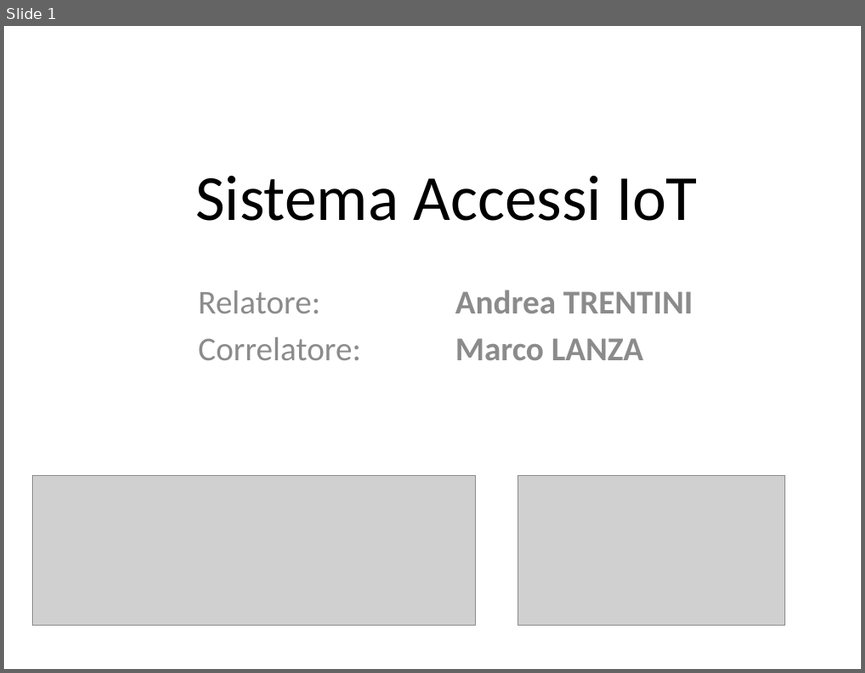
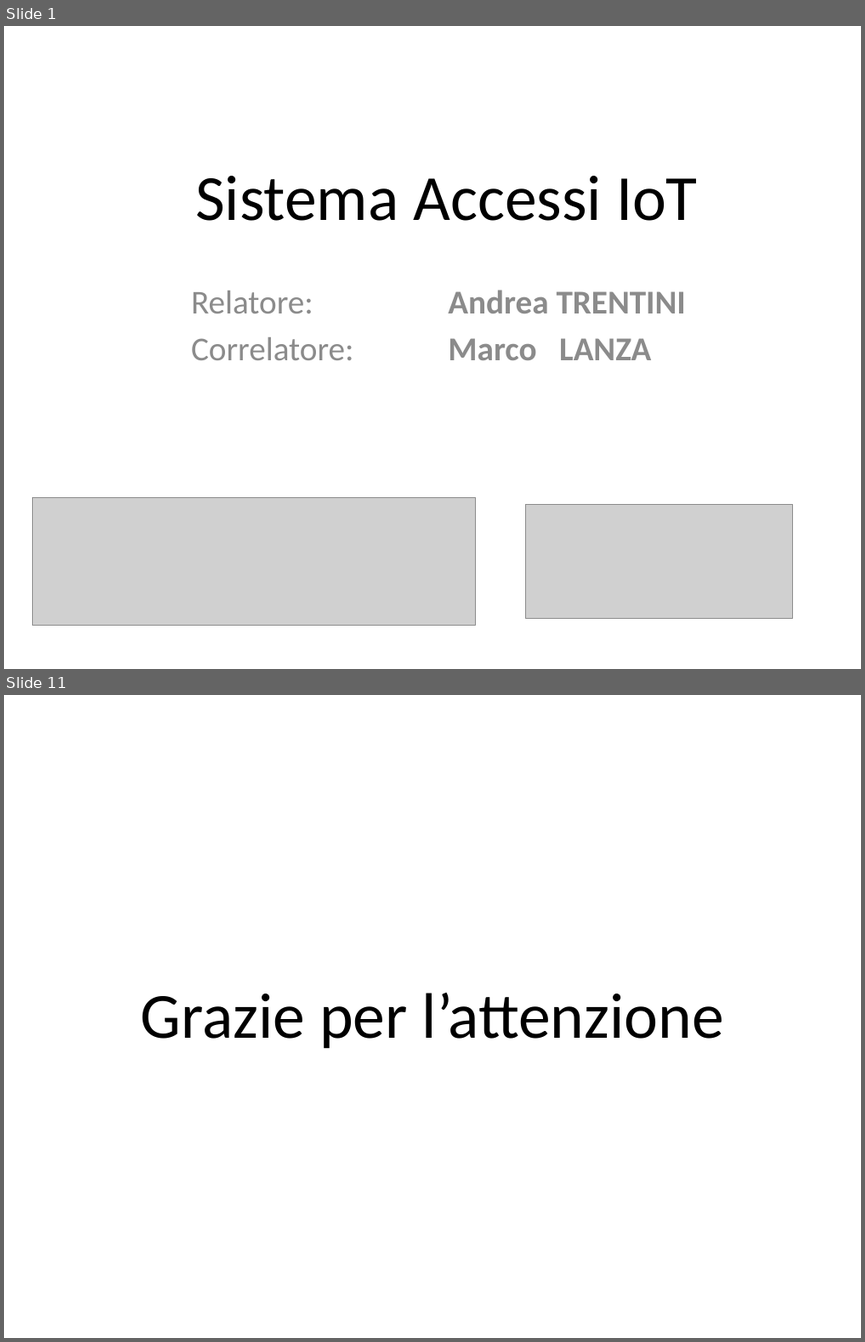
Before and after one commit to Jolsty/SimSim, a slide deck: Tesi_Sistema_Accessi_IoT_Andrei_Ciulpan_872394/presentazione/Sistema Accessi IoT.pptx. Shown one above the other, each under a label of ours: slide 1 before the commit, slides 1 and 11 after it; the slides between them are not shown. The pictures are 865x673 and 865x1342 pixels, drawn with LibreOffice and Linux fonts; fonts in the diff are those of the drawing; grey boxes stand for pictures. Boxes give left, top, right and bottom in pixels: in the first picture for what was removed or moved away, otherwise in the second. Text is boxed around its words. In the diff, an @@ line names an element or a change of style, - is before the commit and + after.

```diff
--- a/Tesi_Sistema_Accessi_IoT_Andrei_Ciulpan_872394/presentazione/Sistema Accessi IoT.pptx
+++ b/Tesi_Sistema_Accessi_IoT_Andrei_Ciulpan_872394/presentazione/Sistema Accessi IoT.pptx
@@ slide 11 added at box(4, 695, 861, 1338), background #FFFFFF @@
@@ text added at box(141, 993, 724, 1049), 54 pt, text #000000 @@
+Grazie per l’attenzione
@@ slide 1 changed as well @@
@@ subtitle "Relatore: Andrea TRENTINI": place and size @@
-subtitle "Relatore: Andrea TRENTINI" at box(198, 290, 692, 360)
+subtitle "Relatore: Andrea TRENTINI" at box(191, 290, 686, 360)
@@ picture: place and size @@
-picture at box(32, 475, 475, 625)
+picture at box(32, 497, 475, 625)
@@ picture: place and size @@
-picture at box(518, 475, 784, 625)
+picture at box(525, 504, 791, 618)
```
Also in this commit, not shown: 9 other slides added, 1 slide removed, 2 other files.
